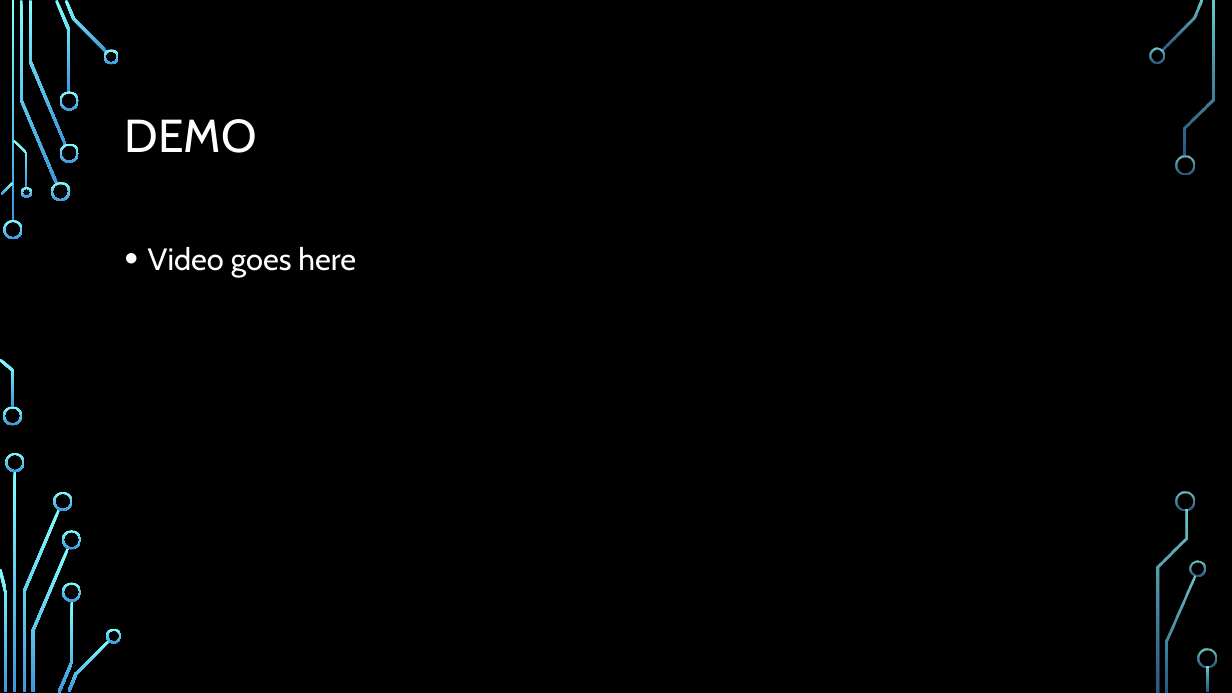
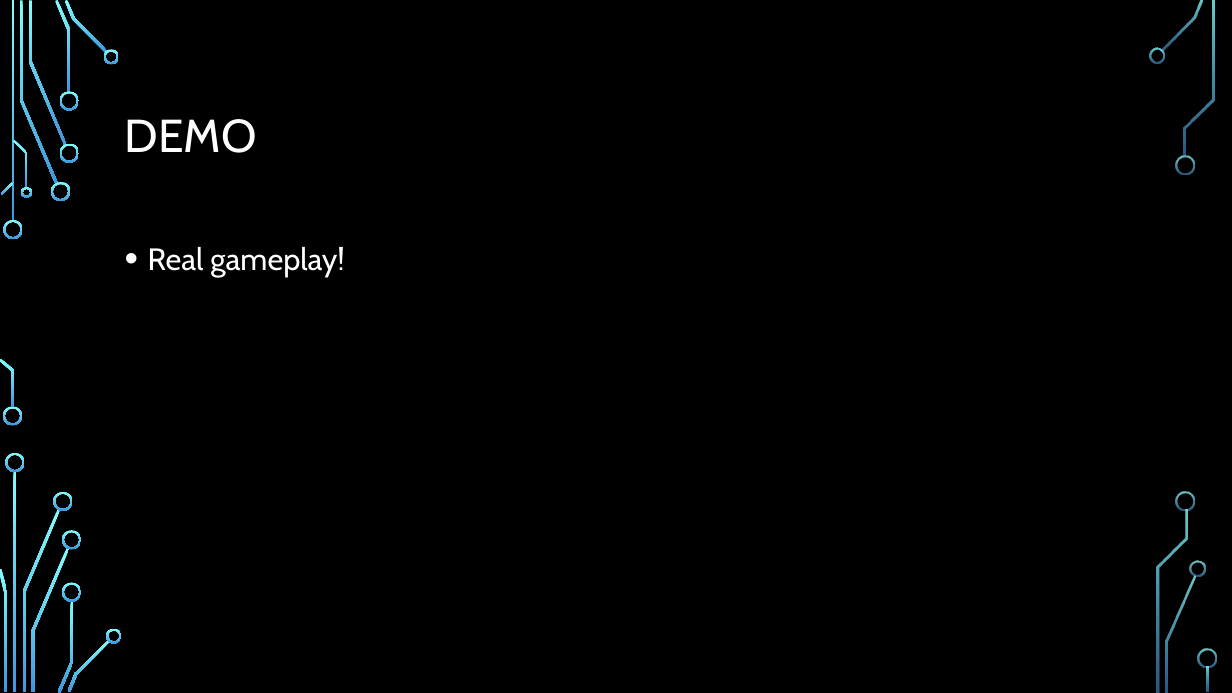
Before and after one commit to SeanMitchell1994/CS321_SP2019, a slide deck: slide 12 of report/Final Project.pptx. Drawn at 1232x693 pixels with LibreOffice and Linux fonts; fonts in the diff are those of the drawing; background and template pictures are left out. Boxes give left, top, right and bottom in pixels: in the first picture for what was removed or moved away, otherwise in the second. Text is boxed around its words. In the diff, an @@ line names an element or a change of style, - is before the commit and + after.

```diff
--- a/report/Final Project.pptx
+++ b/report/Final Project.pptx
@@ text at (148,247,344,276): text changed @@
-• Video goes here
+• Real gameplay!
```
Also in this commit, not shown: 5 other slides changed, 1 slide added, 1 slide removed.
